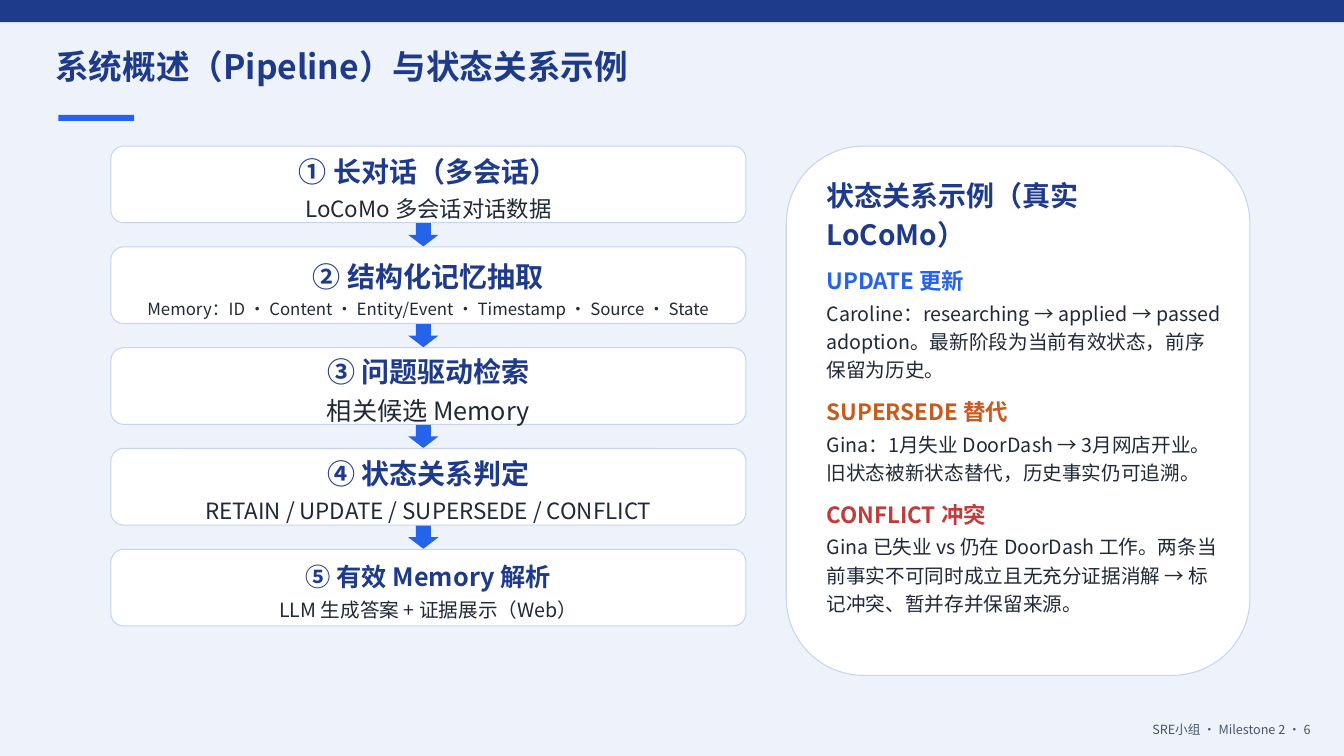
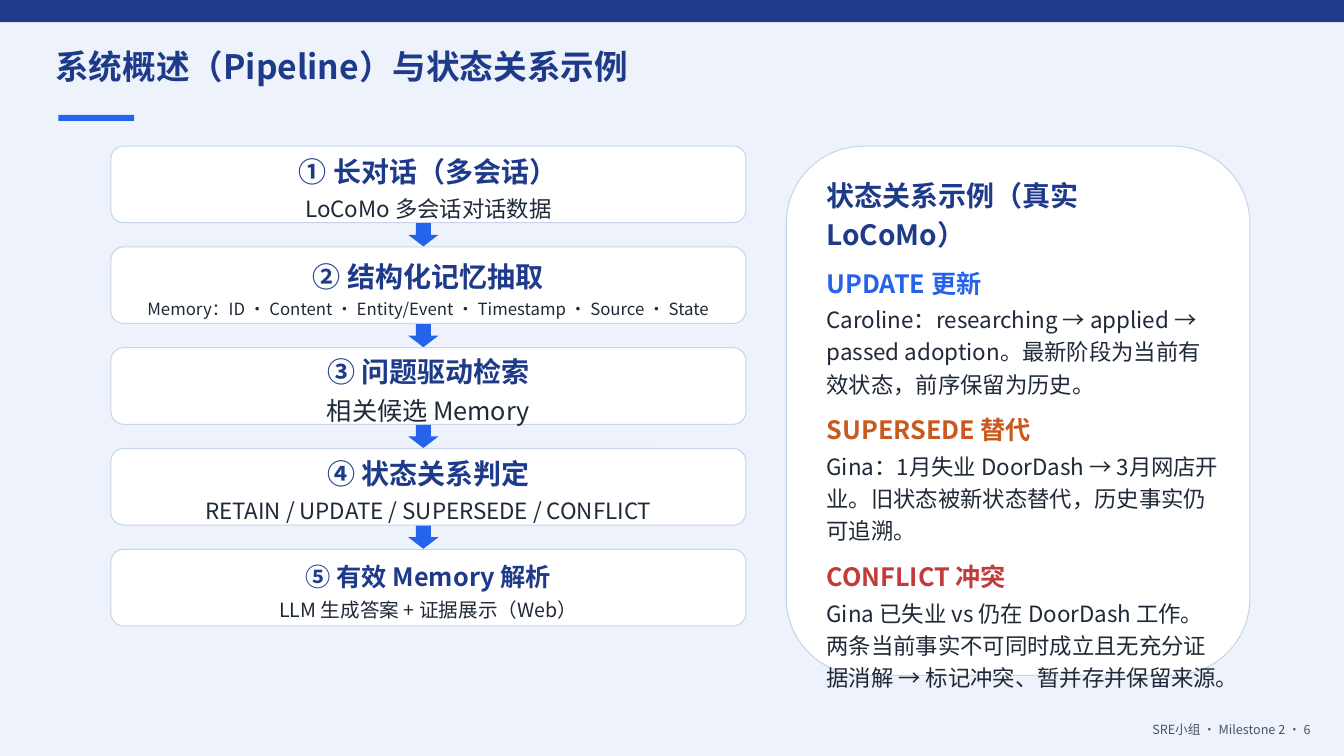
Before and after one commit to w13126755377-ops/SRE-project, a slide deck: slide 6 of PROJECT-MILESTONE2-第六组-SRE小组-v2.pptx. Drawn at 1344x756 pixels with LibreOffice and Linux fonts; fonts in the diff are those of the drawing. Boxes give left, top, right and bottom in pixels: in the first picture for what was removed or moved away, otherwise in the second. Text is boxed around its words. In the diff, an @@ line names an element or a change of style, - is before the commit and + after.

Commit message:
docs: 新增 M2 Vision & Scope 文档，更新 M2 PPT 并导出 PDF

```diff
--- a/PROJECT-MILESTONE2-第六组-SRE小组-v2.pptx
+++ b/PROJECT-MILESTONE2-第六组-SRE小组-v2.pptx
@@ text at bbox=[827, 271, 1238, 688]: size 16 to 18 pt in "UPDATE 更新", "SUPERSEDE 替代", "CONFLICT 冲突"; size 14 to 16 pt in "Caroline：researching → applied → passed adoption。最新阶段为当前有效状态 ...", "Gina：1月失业 DoorDash → 3月网店开业。旧状态被新状态替代，历史事实仍可追溯。", "Gina 已失业 vs 仍在 DoorDash 工作。两条当前事实不可同时成立且无充分证据消解 → ..." @@
```
Also in this commit, not shown: 4 other slides changed, 6 other files.
